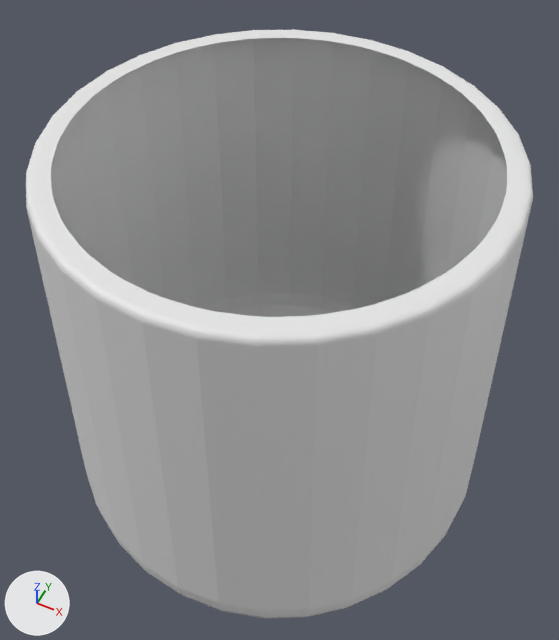
Two versions of the Blender file Animations/Assets/Models/Glass/Glass.blend, one commit apart.
Rendered twice from a camera (50 mm lens) standing at (1.03, -2.06, 2.66) and looking at (-0.02, 0.04, 0.04). Lighting does not change. The marker at lower left points along +X, +Y and +Z.
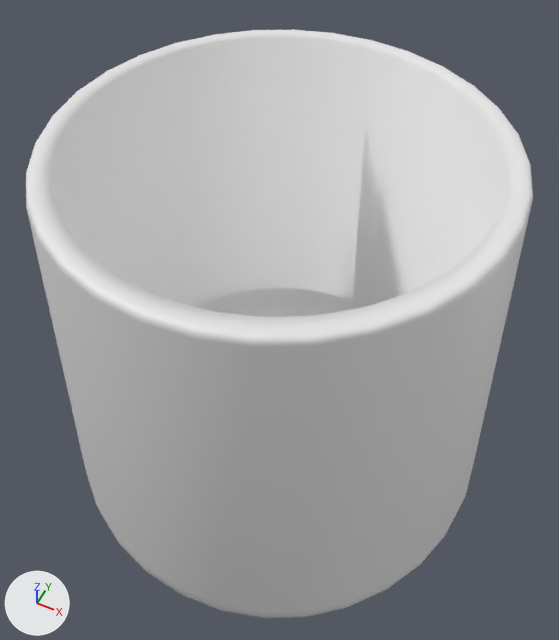
Location of each change, [x1, y1, x2, y2] in pixels of the pictures (559 x 640 px):
part 1 of me_cylinder, added: after [51, 38, 507, 317]
part 2 of me_cylinder, shading changed: [38, 34, 510, 326] in both

What changed in the scene script:
```text
Change me_cylinder:
    used by ob_cylinder; location = (0.0, 0.0, 0.0)
    remove me_cylinder.from_pydata(...)  # 1632 vertices, 1505 faces; spans x -1.0..1.0, y -1.0..1.0, z -1.0..1.0
    add me_cylinder.from_pydata(...)  # 2080 vertices, 1954 faces; spans x -1.0..1.0, y -1.0..1.0, z -1.0..1.0
    me_cylinder part 1: 448 vertices added at x -0.88..0.88, y -0.88..0.88, z -0.61
    me_cylinder part 2: 1505 kept faces spanning x -1.0..1.0, y -1.0..1.0, z -1.0..1.0 are now shaded smooth
```
